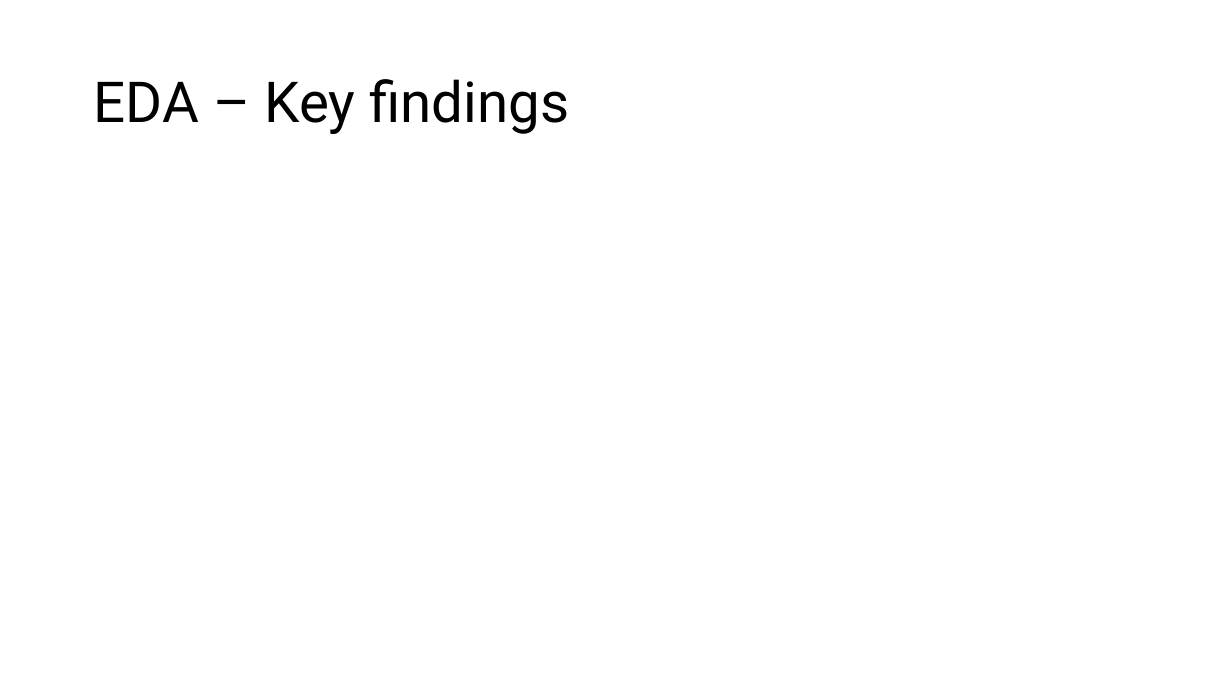
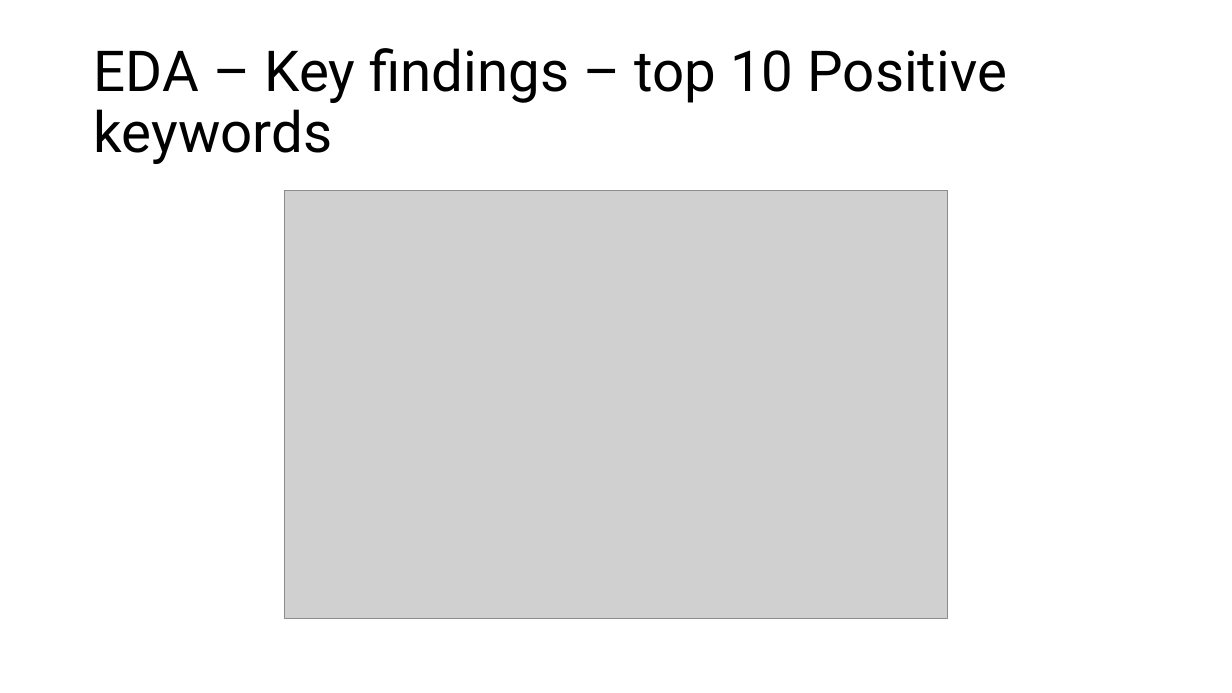
Before and after one commit to mramsundar/IITM-Graded-Projects, a slide deck: slide 5 of Week 31/Week 31 Summary Presentation.pptx. Drawn at 1232x693 pixels with LibreOffice and Linux fonts; fonts in the diff are those of the drawing; grey boxes stand for pictures. Boxes give left, top, right and bottom in pixels: in the first picture for what was removed or moved away, otherwise in the second. Text is boxed around its words. In the diff, an @@ line names an element or a change of style, - is before the commit and + after.

```diff
--- a/Week 31/Week 31 Summary Presentation.pptx
+++ b/Week 31/Week 31 Summary Presentation.pptx
@@ title at box(94, 48, 1007, 164): text changed @@
-EDA – Key findings
+EDA – Key findings – top 10 Positive keywords
@@ picture added at box(285, 190, 948, 619) @@
```
Also in this commit, not shown: 4 other slides changed, 2 other files.
